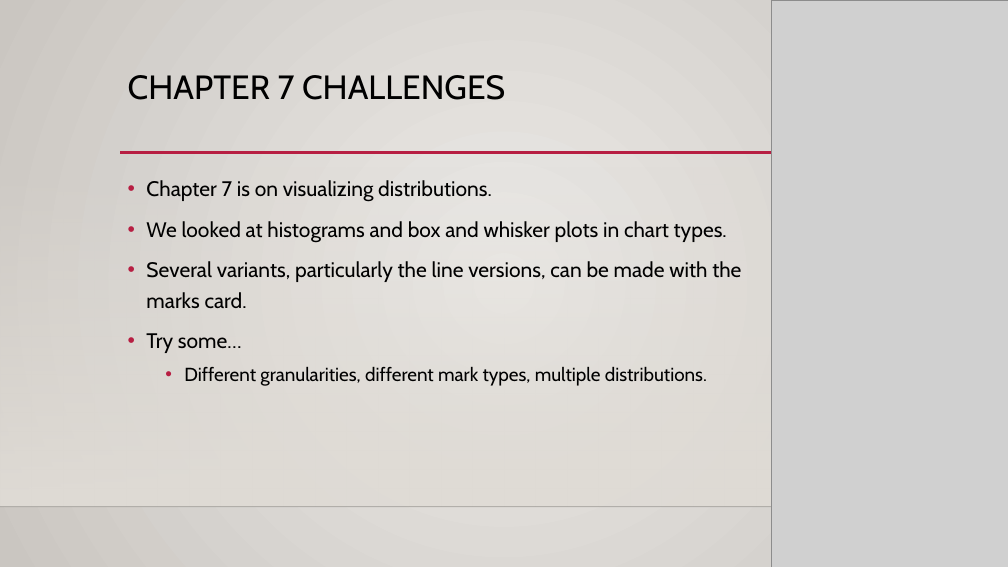
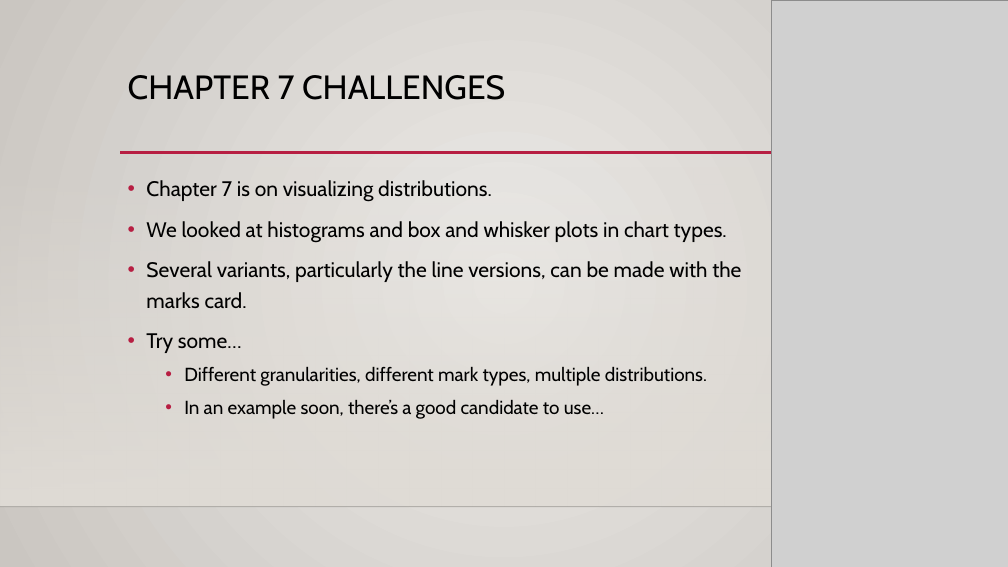
Before and after one commit to AkeemSemper/ml_datasets, a slide deck: slide 4 of slides/chapter_6_joins.pptx (slide 3 before the commit). Drawn at 1008x567 pixels with LibreOffice and Linux fonts; fonts in the diff are those of the drawing; grey boxes stand for pictures; background and template pictures are left out. Boxes give left, top, right and bottom in pixels: in the first picture for what was removed or moved away, otherwise in the second. Text is boxed around its words. In the diff, an @@ line names an element or a change of style, - is before the commit and + after.

```diff
--- a/slides/chapter_6_joins.pptx
+++ b/slides/chapter_6_joins.pptx
@@ text at bbox=[184, 400, 604, 419]: paragraph added @@
+  • In an example soon, there’s a good candidate to use…
```
Also in this commit, not shown: 1 other slide changed, 1 slide added, 2 other files.
